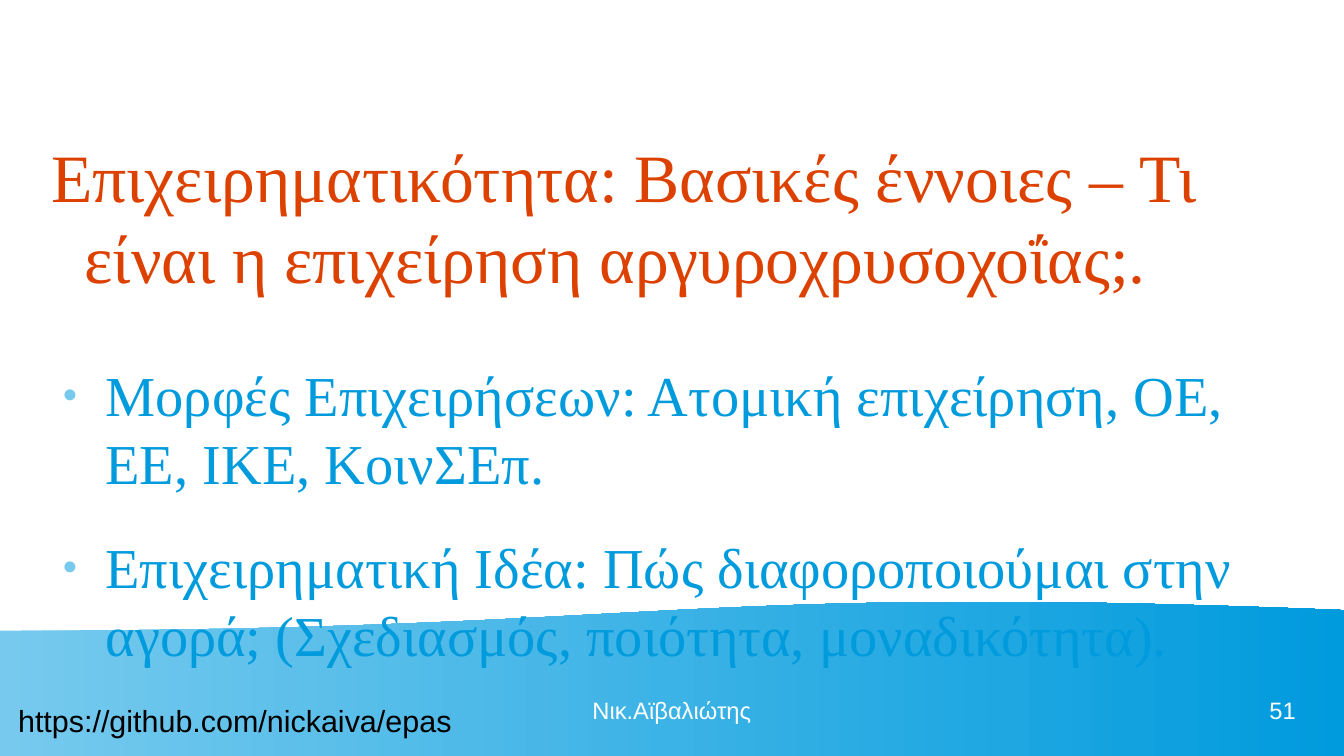
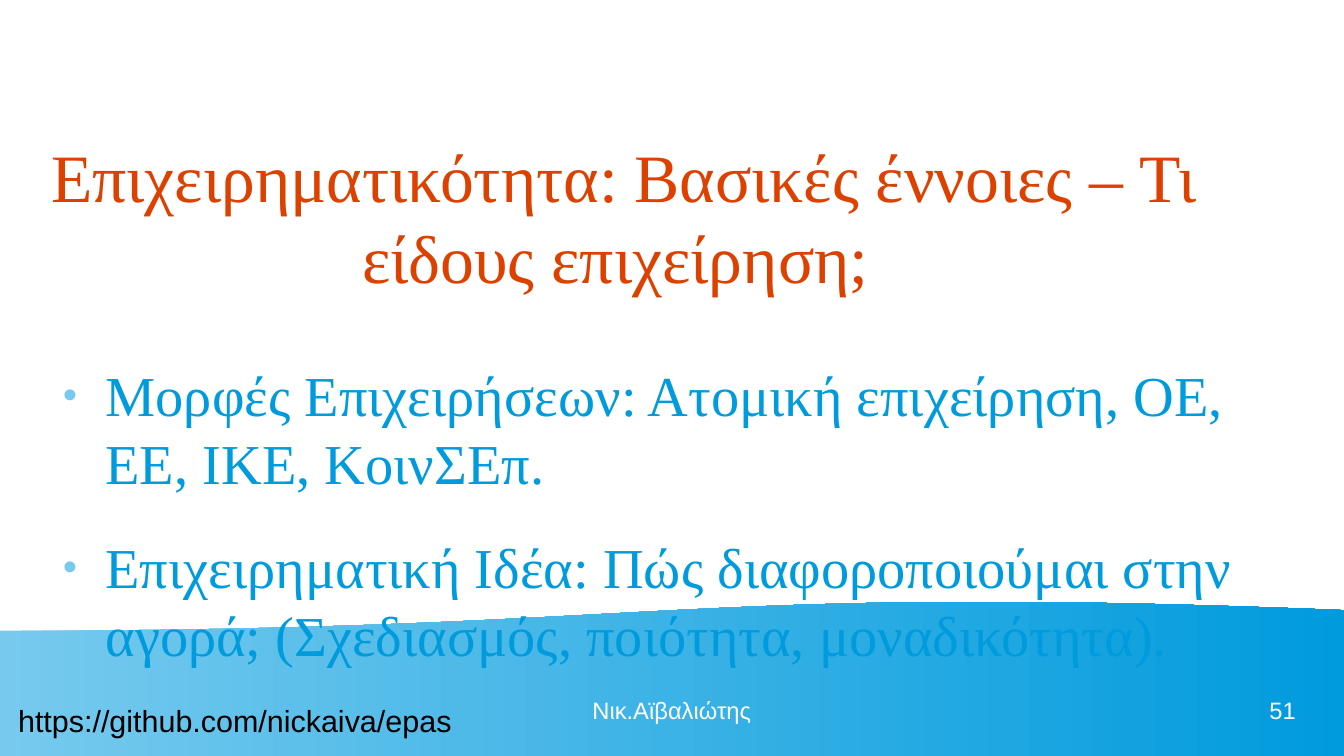
Before and after one commit to nickaiva/epas, a slide deck: slide 51 of ΠΕΡΙΒΑΛΛΟΝ ΕΡΓΑΣΙΑΣ.odp. Drawn at 1344x756 pixels with LibreOffice and Linux fonts; fonts in the diff are those of the drawing. Boxes give left, top, right and bottom in pixels: in the first picture for what was removed or moved away, otherwise in the second. Text is boxed around its words. In the diff, an @@ line names an element or a change of style, - is before the commit and + after.

```diff
--- a/ΠΕΡΙΒΑΛΛΟΝ ΕΡΓΑΣΙΑΣ.odp
+++ b/ΠΕΡΙΒΑΛΛΟΝ ΕΡΓΑΣΙΑΣ.odp
@@ title at [51, 154, 1196, 296]: text changed @@
-Επιχειρηματικότητα: Βασικές έννοιες – Τι είναι η επιχείρηση αργυροχρυσοχοΐας;.
+Επιχειρηματικότητα: Βασικές έννοιες – Τι είδους επιχείρηση;
```
Also in this commit, not shown: 5 other slides changed, 1 other file.
